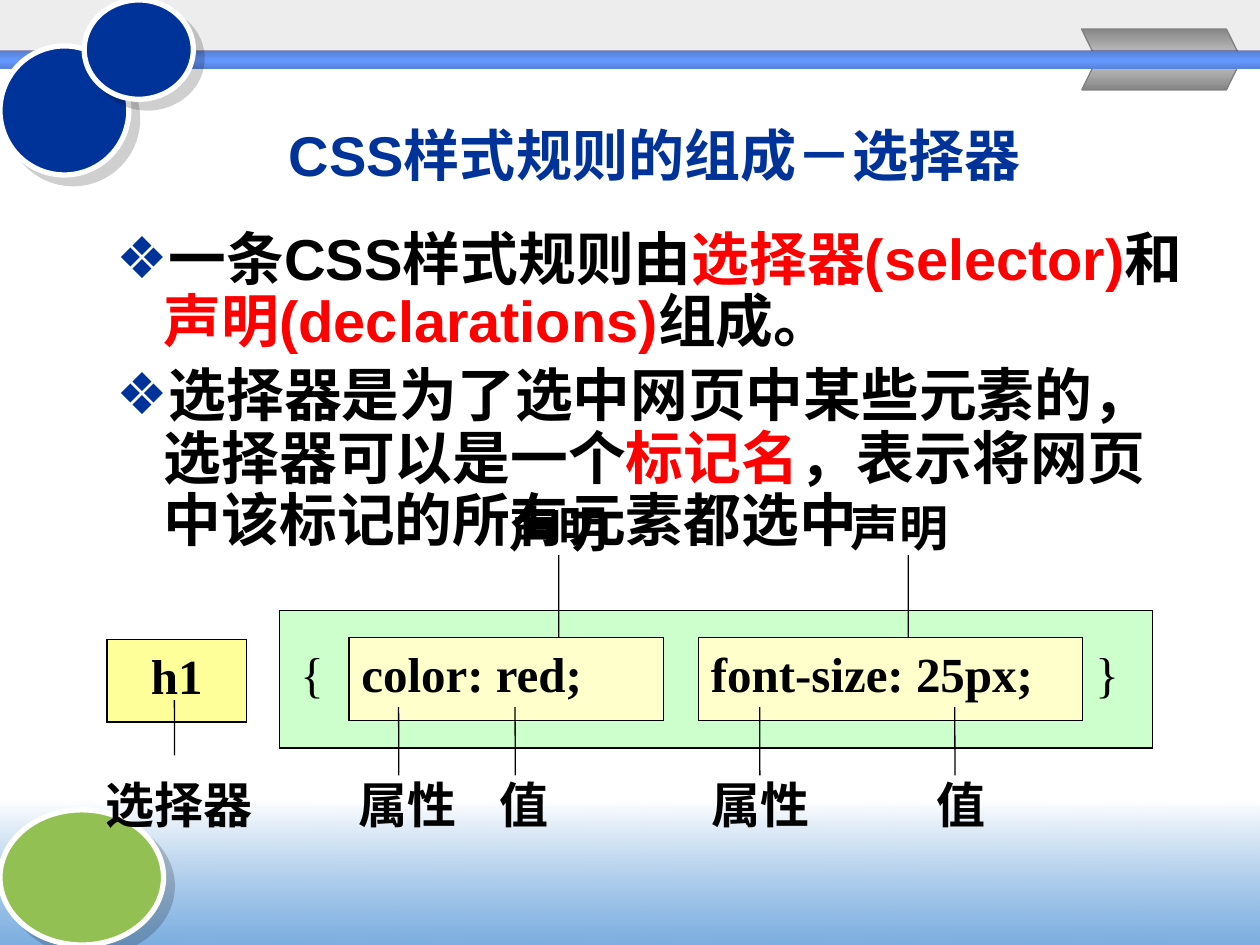
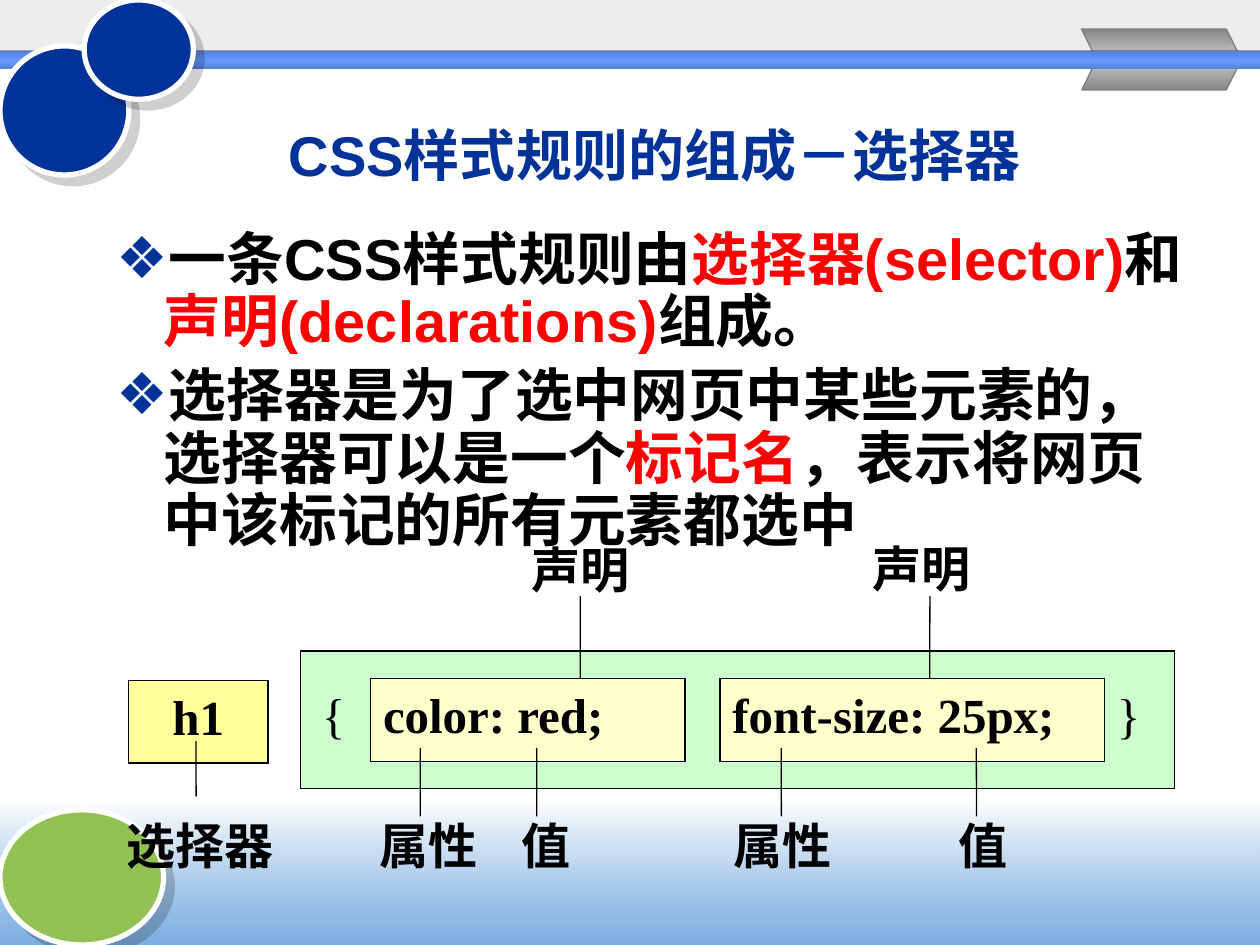
Before and after one commit to Chencao0928/Web-, a slide deck: slide 54 of chapter2/2HTML与CSS.pptx (slide 60 before the commit). Drawn at 1260x945 pixels with LibreOffice and Linux fonts; fonts in the diff are those of the drawing; background and template pictures are left out. Boxes give left, top, right and bottom in pixels: in the first picture for what was removed or moved away, otherwise in the second. Text is boxed around its words. In the diff, an @@ line names an element or a change of style, - is before the commit and + after.

```diff
--- a/chapter2/2HTML与CSS.pptx
+++ b/chapter2/2HTML与CSS.pptx
@@ 8 texts, 5 lines, 4 rectangles: place and size @@
-8 texts, 5 lines, 4 rectangles at box(105, 497, 1153, 835)
+8 texts, 5 lines, 4 rectangles at box(127, 538, 1174, 876)
@@ 2 lines, 1 text: place and size @@
-2 lines, 1 text at box(174, 556, 1118, 756)
+2 lines, 1 text at box(197, 596, 1140, 796)
```
Also in this commit, not shown: 36 other slides changed, 7 slides removed, 4 other files.
